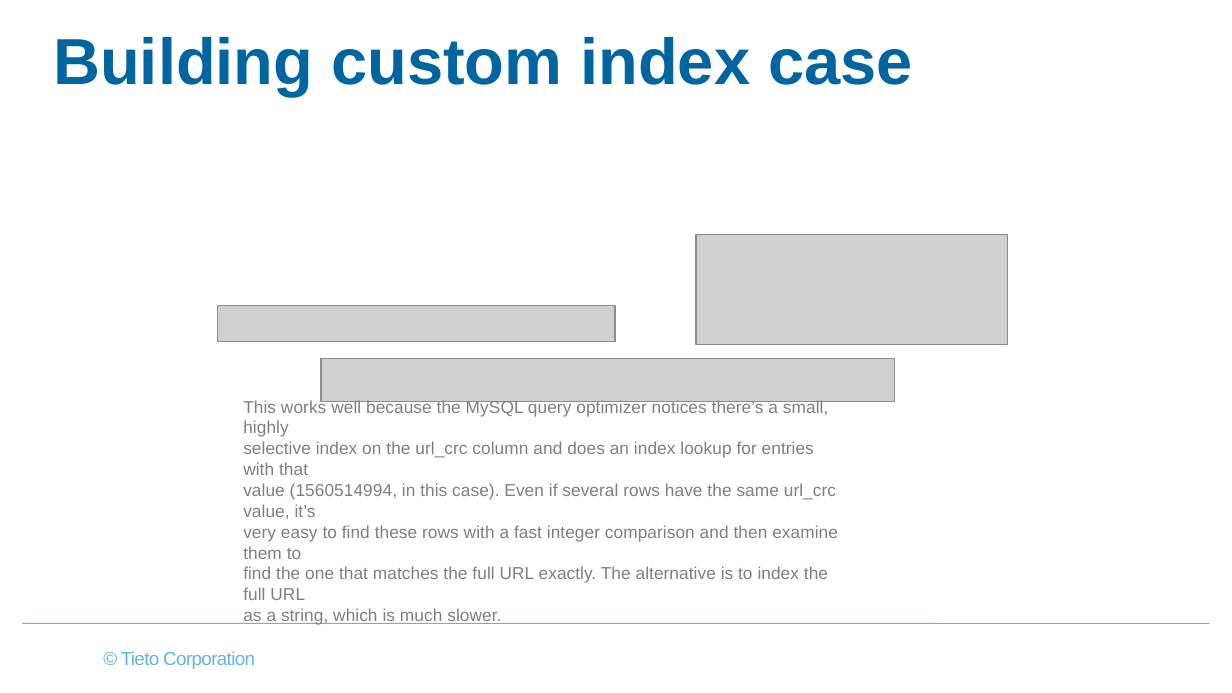
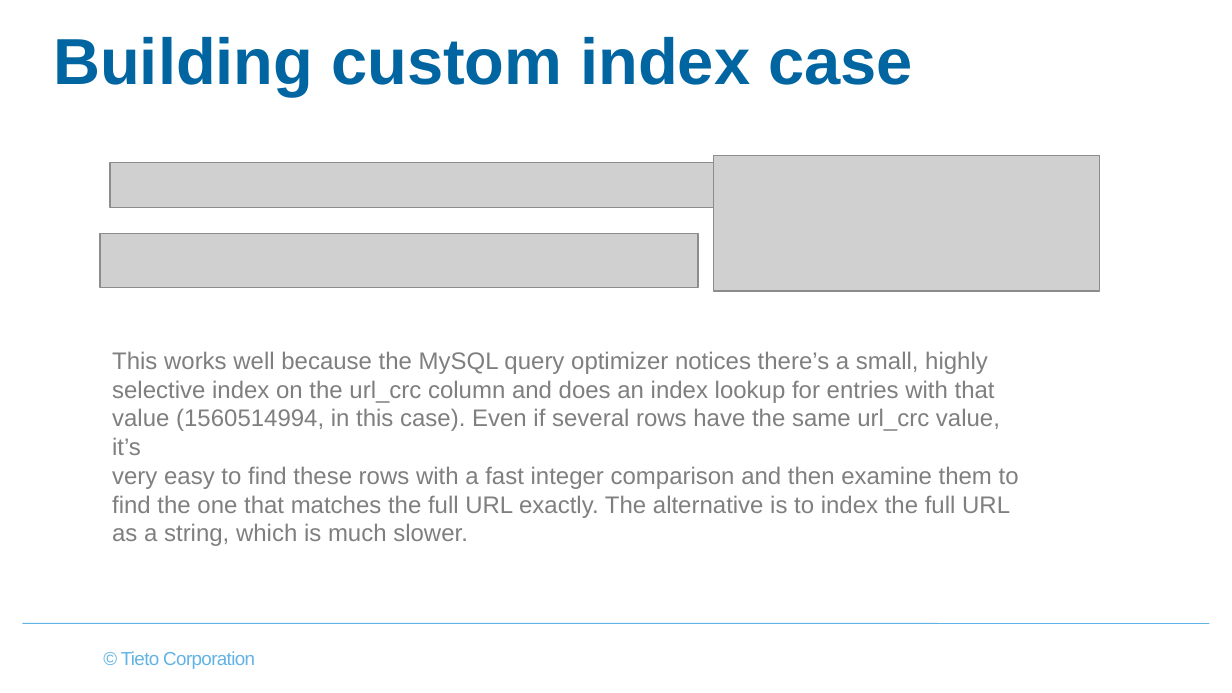
Before and after one commit to virh/case-study, a slide deck: slide 9 of vitess/MySQL Index & Orchestrator.pptx. Drawn at 1232x693 pixels with LibreOffice and Linux fonts; fonts in the diff are those of the drawing; grey boxes stand for pictures; background and template pictures are left out. Boxes give left, top, right and bottom in pixels: in the first picture for what was removed or moved away, otherwise in the second. Text is boxed around its words. In the diff, an @@ line names an element or a change of style, - is before the commit and + after.

```diff
--- a/vitess/MySQL Index & Orchestrator.pptx
+++ b/vitess/MySQL Index & Orchestrator.pptx
@@ picture: place and size @@
-picture at bbox=[322, 359, 894, 402]
+picture at bbox=[110, 163, 713, 208]
@@ picture: place and size @@
-picture at bbox=[696, 234, 1008, 344]
+picture at bbox=[713, 155, 1099, 291]
@@ picture: place and size @@
-picture at bbox=[218, 306, 616, 341]
+picture at bbox=[100, 233, 697, 287]
@@ text "This works well because the ...": place and size @@
-text "This works well because the ..." at bbox=[243, 398, 838, 625]
+text "This works well because the ..." at bbox=[112, 351, 1019, 518]
@@ text "This works well because the ..." at bbox=[112, 351, 1019, 518]: size 10.1 to 14 pt @@
```
Also in this commit, not shown: 28 other slides changed, 1 slide added, 1 slide removed.
